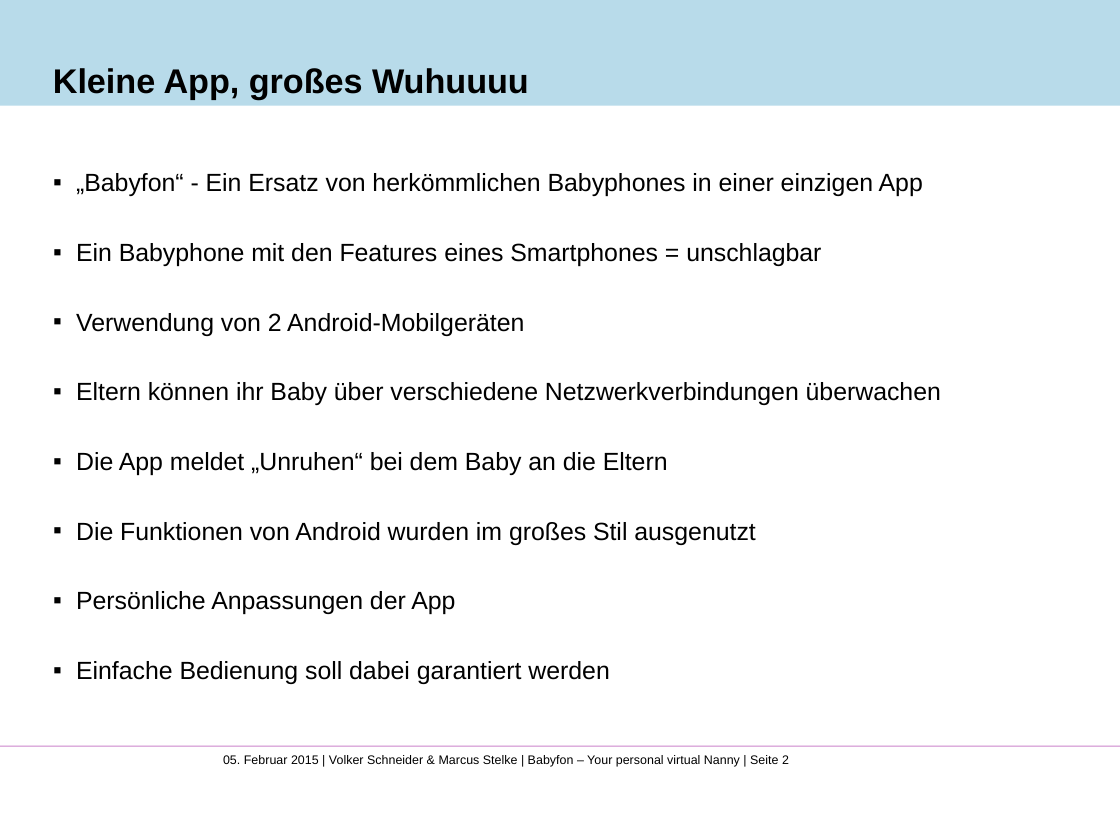
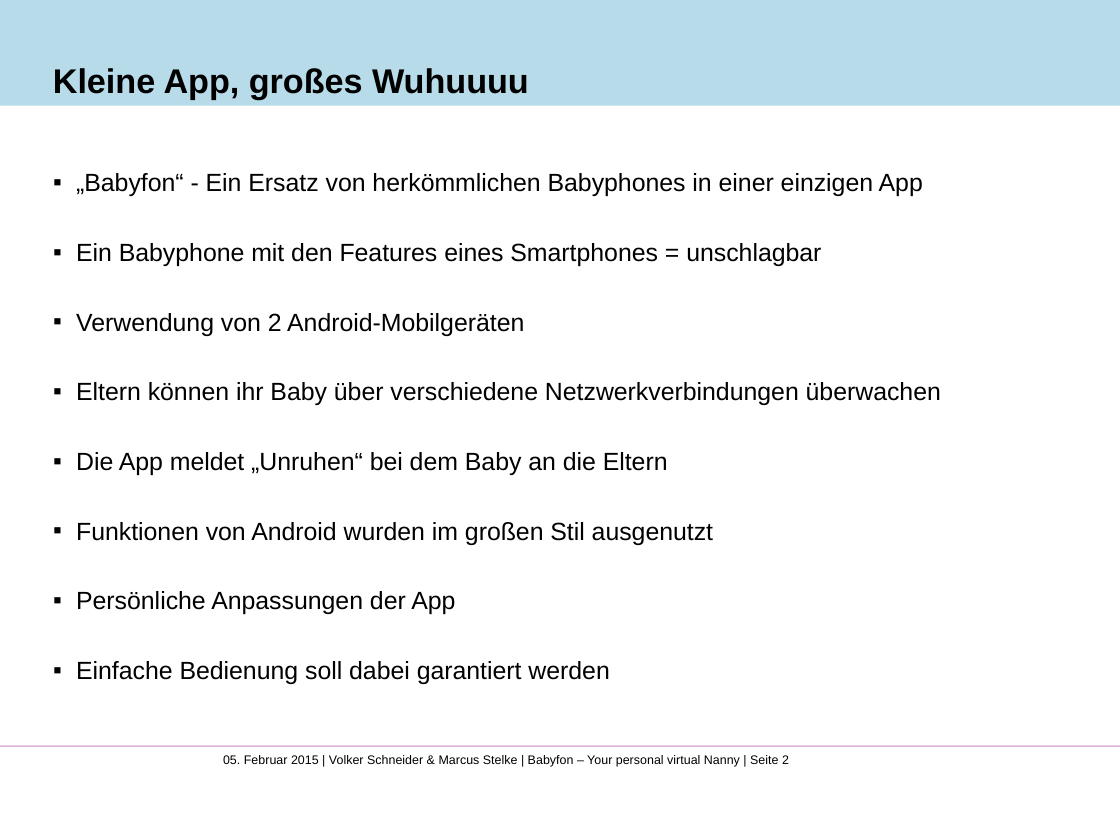
Before and after one commit to MaVoDev/Babyfon, a slide deck: slide 2 of Dokumentation/Abschlusspräsentation.pptx. Drawn at 1120x840 pixels with LibreOffice and Linux fonts; fonts in the diff are those of the drawing; background and template pictures are left out. Boxes give left, top, right and bottom in pixels: in the first picture for what was removed or moved away, otherwise in the second. Text is boxed around its words. In the diff, an @@ line names an element or a change of style, - is before the commit and + after.

```diff
--- a/Dokumentation/Abschlusspräsentation.pptx
+++ b/Dokumentation/Abschlusspräsentation.pptx
@@ text at [76,522,713,545]: text changed @@
-  ▪ Die Funktionen von Android wurden im großes Stil ausgenutzt
+  ▪ Funktionen von Android wurden im großen Stil ausgenutzt
```
Also in this commit, not shown: 1 other slide changed.
